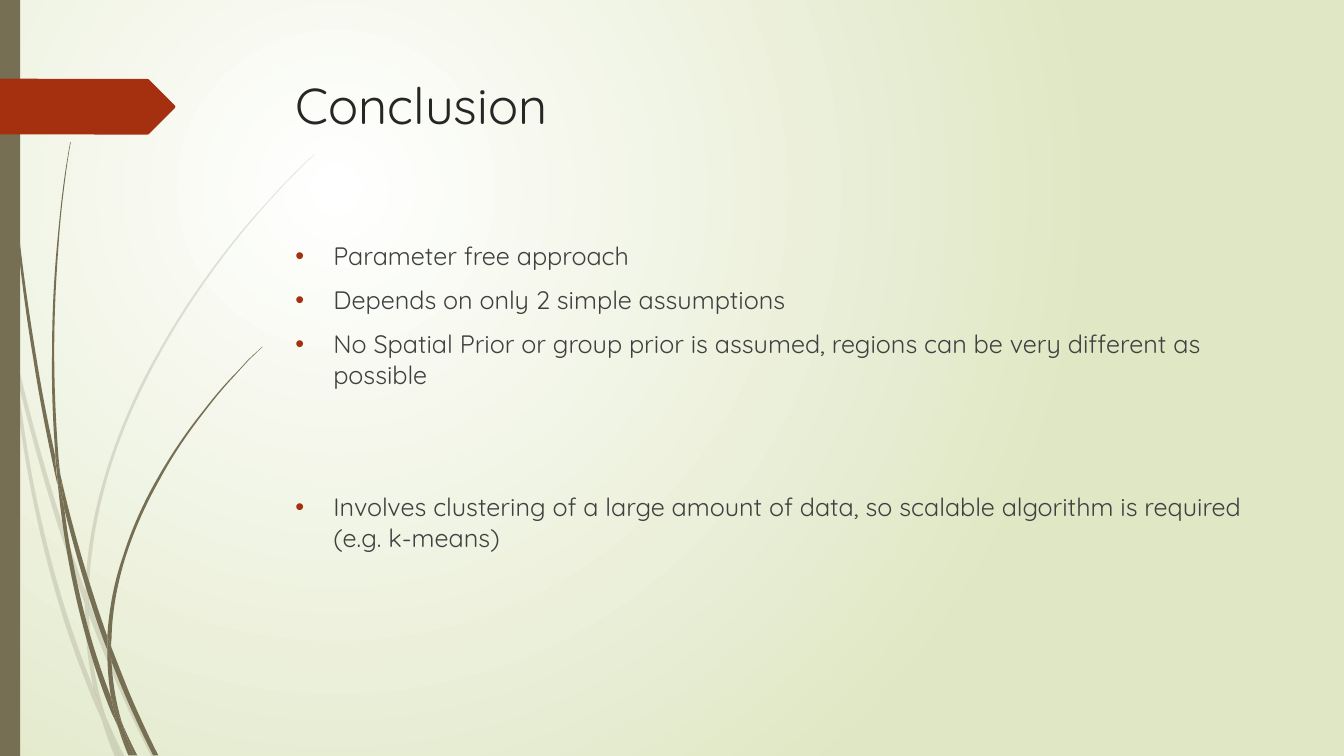
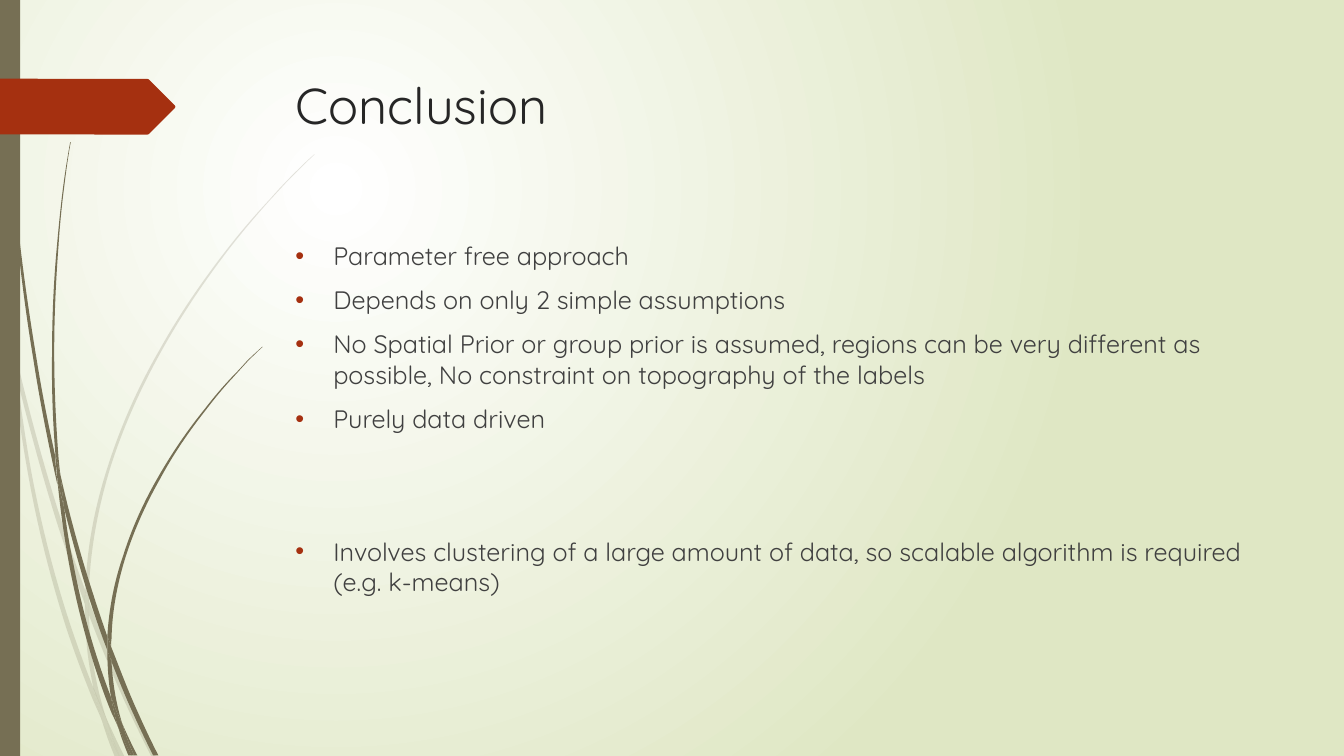
Before and after one commit to ajoshiusc/cortical_parcellation, a slide deck: slide 15 of docs/brain_sync.pptx (slide 12 before the commit). Drawn at 1344x756 pixels with LibreOffice and Linux fonts; fonts in the diff are those of the drawing. Boxes give left, top, right and bottom in pixels: in the first picture for what was removed or moved away, otherwise in the second. Text is boxed around its words. In the diff, an @@ line names an element or a change of style, - is before the commit and + after.

```diff
--- a/docs/brain_sync.pptx
+++ b/docs/brain_sync.pptx
@@ text at bbox=[333, 334, 1200, 433]: text changed @@
-• No Spatial Prior or group prior is assumed, regions can be very different as possible
+• No Spatial Prior or group prior is assumed, regions can be very different as possible, No constraint on topography of the labels
+• Purely data driven
```
Also in this commit, not shown: 4 other slides changed, 5 slides added, 1 slide removed.
